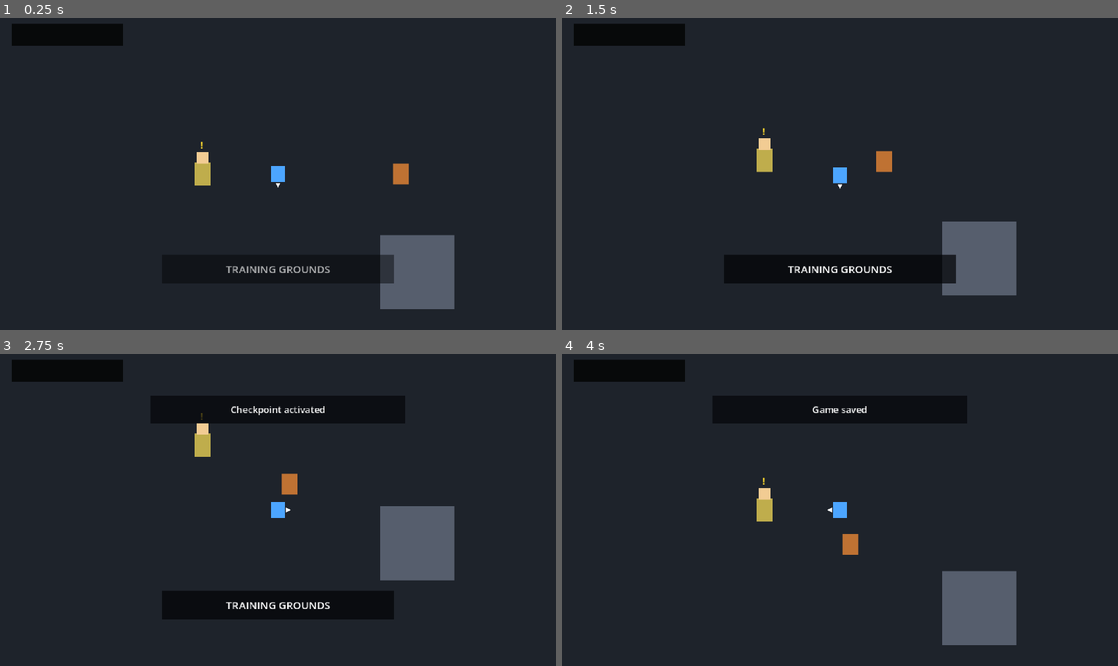
Above: before the commit, frames 1-4 (two rows, left to right).
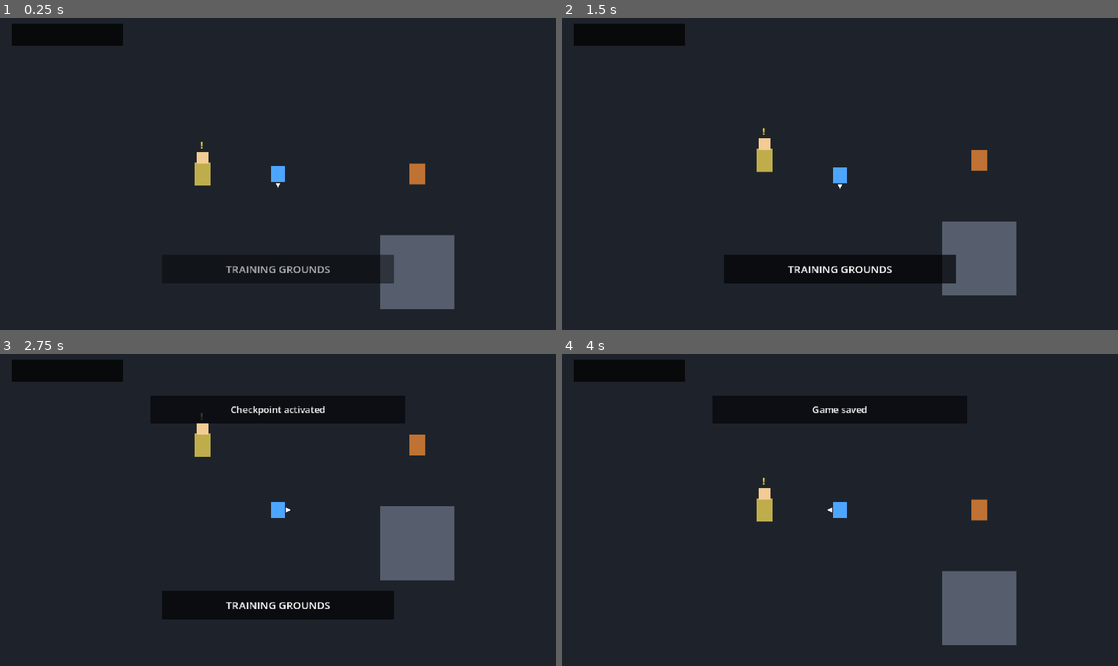
Above: after the commit, the same moments.

Repository: kikajima/dragonballsoullegacy
Game: Godot game, scene res://scenes/bootstrap/bootstrap.tscn
Two runs of this game, one before a commit and one after it. Both use one fixed random seed, a clock stepped at 60 frames per second and the inputs below.
Inputs:
- Up to frame 1 (0.25 s): no input
- Up to frame 2 (1.5 s): tap Enter (ui_accept) at 0.5, 0.77 s; hold D (move_right) 0.53-1.28 s; hold Shift (block) 0.53-1.28 s; tap J (attack) at 0.6 s; hold S (move_down) from 1.28 s (still down); tap Shift (block) at 1.35 s
- Up to frame 3 (2.75 s): tap Enter (ui_accept) at 1.52 s; tap J (attack) at 1.55, 2.1 s; release S (move_down) at 2.03 s; hold D (move_right) from 2.03 s (still down); hold Shift (block) from 2.03 s (still down)
- Up to frame 4 (4 s): release D (move_right) at 2.78 s; release Shift (block) at 2.78 s; hold W (move_up) 2.78-3.53 s; tap Shift (block) at 2.85, 3.8 s; tap Enter (ui_accept) at 3.02, 3.77 s; tap J (attack) at 3.05 s; hold A (move_left) from 3.53 s (still down); hold L (charge_ki) from 3.53 s (still down)

The runs differ from the first frame. In frame 1, 0.4% of the frame differs, in the area x 70-77%, y 46-54%; in frame 2, 0.4%; in frame 3, 0.4%; in frame 4, 0.4%.
Error after the commit: Attempt to call function 'tick' in base 'null instance' on a null instance. (res://actors/enemies/debug_goku_enemy.gd:102)

Commit message:
feat: give enemies reactive blocking dodging and tactical movement

Diff:
--- a/actors/enemies/debug_goku_enemy.gd
+++ b/actors/enemies/debug_goku_enemy.gd
@@ -4,6 +4,7 @@
 const STATE_IDLE: StringName = &"idle"
 const STATE_WALK: StringName = &"walk"
 const STATE_HURT: StringName = &"hurt"
+const STATE_BLOCK: StringName = &"block"
 const STATE_DEFEATED: StringName = &"defeated"
 
 const DIRECTION_ROWS := {
@@ -22,12 +23,16 @@
 @export_file("*.png")
 var hurt_sheet_path: String = "res://assets/sprites/characters/goku/processed/goku_buus_fury_hurt.png"
 
+@export_file("*.png")
+var block_sheet_path: String = "res://assets/sprites/characters/goku/processed/goku_buus_fury_block.png"
+
 @export var frame_size: Vector2i = Vector2i(32, 32)
 @export var idle_column: int = 0
 @export var walk_columns: PackedInt32Array = PackedInt32Array([2, 3, 4, 5])
 @export var attack_1_columns: PackedInt32Array = PackedInt32Array([0, 1, 2, 3])
 @export var attack_2_columns: PackedInt32Array = PackedInt32Array([4, 5, 6, 7])
 @export var hurt_columns: PackedInt32Array = PackedInt32Array([0, 1])
+@export var block_columns: PackedInt32Array = PackedInt32Array([0])
 @export var walk_fps: float = 8.0
 @export var attack_fps: float = 8.0
 @export var hurt_fps: float = 10.0
@@ -60,6 +65,8 @@
 @onready var knockback_component: KnockbackComponent = $Components/KnockbackComponent
 @onready var state_machine: StateMachine = $Components/StateMachine
 @onready var melee_combat_component: MeleeCombatComponent = $Components/MeleeCombatComponent
+@onready var guard_component: GuardComponent = $Components/GuardComponent
+@onready var ai_component: EnemyAIComponent = $Components/EnemyAIComponent
 @onready var experience_reward_component: ExperienceRewardComponent = $Components/ExperienceRewardComponent
 @onready var hurtbox: HurtboxComponent = $Hurtbox
 @onready var body_collision: CollisionShape2D = $CollisionShape2D
@@ -88,25 +95,58 @@
 	if _defeated:
 		return
 
-	_attack_cooldown_left = maxf(_attack_cooldown_left - delta, 0.0)
+	_attack_cooldown_left = maxf(
+		_attack_cooldown_left - delta,
+		0.0
+	)
+	ai_component.tick(delta)
 
 	if state_machine.is_state(STATE_HURT):
+		guard_component.set_guarding(false)
 		_process_hurt(delta)
 		return
+
+	if not is_instance_valid(_target):
+		_target = get_tree().get_first_node_in_group(
+			"player"
+		) as Node2D
+
+	if not is_instance_valid(_target):
+		guard_component.set_guarding(false)
+		_set_idle()
+		return
+
+	var defense_action: int = ai_component.choose_defensive_action(
+		self,
+		_target
+	)
+
+	if (
+		defense_action == EnemyAIComponent.DefensiveAction.BLOCK
+		or ai_component.is_guarding()
+	):
+		melee_combat_component.cancel_attack()
+		_process_ai_guard()
+		return
+
+	if (
+		defense_action == EnemyAIComponent.DefensiveAction.DODGE
+		or ai_component.is_dodging()
+	):
+		melee_combat_component.cancel_attack()
+		_process_ai_dodge()
+		return
+
+	guard_component.set_guarding(false)
 
 	if melee_combat_component.is_attacking():
 		_process_attack(delta)
 		return
 
-	if not is_instance_valid(_target):
-		_target = get_tree().get_first_node_in_group("player") as Node2D
-
-	if not is_instance_valid(_target):
-		_set_idle()
-		return
-
-	var to_target := _target.global_position - global_position
-	var distance_to_target := to_target.length()
+	var to_target: Vector2 = (
+		_target.global_position - global_position
+	)
+	var distance_to_target: float = to_target.length()
 	var distance_from_spawn: float = global_position.distance_to(
 		_spawn_position
 	)
@@ -128,6 +168,14 @@
 
 	_update_facing_from_direction(to_target)
 
+	if (
+		distance_to_target <= attack_range * 1.25
+		and _attack_cooldown_left <= 0.0
+		and ai_component.consume_counterattack()
+	):
+		_start_attack()
+		return
+
 	if distance_to_target <= attack_range:
 		movement_component.stop(self)
 
@@ -142,8 +190,41 @@
 		_return_home()
 		return
 
+	var approach_direction: Vector2 = (
+		ai_component.get_approach_direction(
+			to_target,
+			distance_to_target
+		)
+	)
+
 	state_machine.change_state(STATE_WALK)
-	movement_component.move(self, to_target.normalized())
+	movement_component.move(self, approach_direction)
+	_play_current_animation()
+
+func _process_ai_guard() -> void:
+	movement_component.stop(self)
+	guard_component.set_guarding(true)
+
+	var threat_position: Vector2 = ai_component.get_threat_position()
+	_current_facing = _facing_toward(threat_position)
+
+	state_machine.change_state(STATE_BLOCK)
+	_play_current_animation()
+
+func _process_ai_dodge() -> void:
+	guard_component.set_guarding(false)
+
+	if is_instance_valid(_target):
+		_update_facing_from_direction(
+			_target.global_position - global_position
+		)
+
+	state_machine.change_state(STATE_WALK)
+	movement_component.move(
+		self,
+		ai_component.get_dodge_direction(),
+		ai_component.get_dodge_speed_scale()
+	)
 	_play_current_animation()
 
 func _process_hurt(delta: float) -> void:
@@ -159,6 +240,7 @@
 		_play_current_animation()
 
 func _process_attack(delta: float) -> void:
+	guard_component.set_guarding(false)
 	movement_component.stop(self)
 	melee_combat_component.tick_attack(delta)
 
@@ -172,16 +254,19 @@
 	_play_current_animation()
 
 func _start_attack() -> void:
+	guard_component.set_guarding(false)
 	if melee_combat_component.start_attack(_current_facing):
 		state_machine.change_state(melee_combat_component.get_attack_state())
 		_play_current_animation()
 
 func _set_idle() -> void:
+	guard_component.set_guarding(false)
 	movement_component.stop(self)
 	state_machine.change_state(STATE_IDLE)
 	_play_current_animation()
 
 func _return_home() -> void:
+	guard_component.set_guarding(false)
 	var to_home: Vector2 = _spawn_position - global_position
 	if to_home.length() <= return_home_tolerance:
 		global_position = _spawn_position
@@ -193,10 +278,31 @@
 	movement_component.move(self, to_home.normalized())
 	_play_current_animation()
 
+func modify_incoming_damage(
+	damage: int,
+	source_position: Vector2
+) -> int:
+	return guard_component.resolve_damage(
+		damage,
+		global_position,
+		source_position,
+		_current_facing
+	)
+
 func _on_hit_received(_damage: int, source_position: Vector2) -> void:
 	if _defeated:
 		return
 
+	if guard_component.was_last_hit_blocked():
+		_current_facing = _facing_toward(source_position)
+		knockback_component.stop(self)
+		ai_component.register_successful_block()
+		state_machine.change_state(STATE_BLOCK)
+		_play_current_animation()
+		return
+
+	guard_component.set_guarding(false)
+	ai_component.clear_defense()
 	melee_combat_component.cancel_attack()
 	_current_facing = _facing_toward(source_position)
 	state_machine.change_state(STATE_HURT)
@@ -204,18 +310,32 @@
 	knockback_component.start(self, source_position)
 	_play_current_animation()
 
-func _on_damaged(damage: int, current_health: int, max_health: int) -> void:
+func _on_damaged(
+	damage: int,
+	current_health: int,
+	max_health: int
+) -> void:
+	if guard_component.was_last_hit_blocked():
+		print(
+			"Training Fighter blocked. Damage: %d. HP: %d/%d"
+			% [damage, current_health, max_health]
+		)
+		_flash(Color(0.55, 0.8, 1.0, 1.0))
+		return
+
 	print(
-		"DebugGokuEnemy recebeu %d de dano. HP: %d/%d"
+		"Training Fighter took %d damage. HP: %d/%d"
 		% [damage, current_health, max_health]
 	)
-	_flash()
+	_flash(Color(1.0, 0.55, 0.55, 1.0))
 
 func _on_died() -> void:
 	if _defeated:
 		return
 
 	_defeated = true
+	guard_component.set_guarding(false)
+	ai_component.clear_defense()
 	melee_combat_component.cancel_attack()
 	knockback_component.stop(self)
 	movement_component.stop(self)
@@ -296,6 +416,9 @@
 func get_display_name() -> String:
 	return "Training Fighter"
 
+func get_intelligence_tier_name() -> String:
+	return ai_component.get_tier_name()
+
 func _show_defeated_pose() -> void:
 	if sprite.sprite_frames == null:
 		return
@@ -314,6 +437,8 @@
 func _reset_after_defeat() -> void:
 	health_component.restore_full()
 	experience_reward_component.reset_reward()
+	guard_component.set_guarding(false)
+	ai_component.clear_defense()
 	melee_combat_component.cancel_attack()
 	knockback_component.stop(self)
 
@@ -328,13 +453,18 @@
 	state_machine.change_state(STATE_IDLE)
 	_play_current_animation()
 
-func _flash() -> void:
+func _flash(color: Color) -> void:
 	if _flash_tween != null and _flash_tween.is_valid():
 		_flash_tween.kill()
 
-	$Visuals.modulate = Color(1.0, 0.55, 0.55, 1.0)
+	$Visuals.modulate = color
 	_flash_tween = create_tween()
-	_flash_tween.tween_property($Visuals, "modulate", Color.WHITE, 0.10)
+	_flash_tween.tween_property(
+		$Visuals,
+		"modulate",
+		Color.WHITE,
+		0.10
+	)
 
 func _build_sprite_frames() -> void:
 	var frames := SpriteFrames.new()
@@ -360,6 +490,19 @@
 		var hurt_sheet := load(hurt_sheet_path) as Texture2D
 		if hurt_sheet != null:
 			_add_directional_animation(frames, hurt_sheet, &"hurt", hurt_columns, hurt_fps, false)
+			built_any = true
+
+	if ResourceLoader.exists(block_sheet_path):
+		var block_sheet := load(block_sheet_path) as Texture2D
+		if block_sheet != null:
+			_add_directional_animation(
+				frames,
+				block_sheet,
+				&"block",
+				block_columns,
+				1.0,
+				true
+			)
 			built_any = true
 
 	if built_any:
